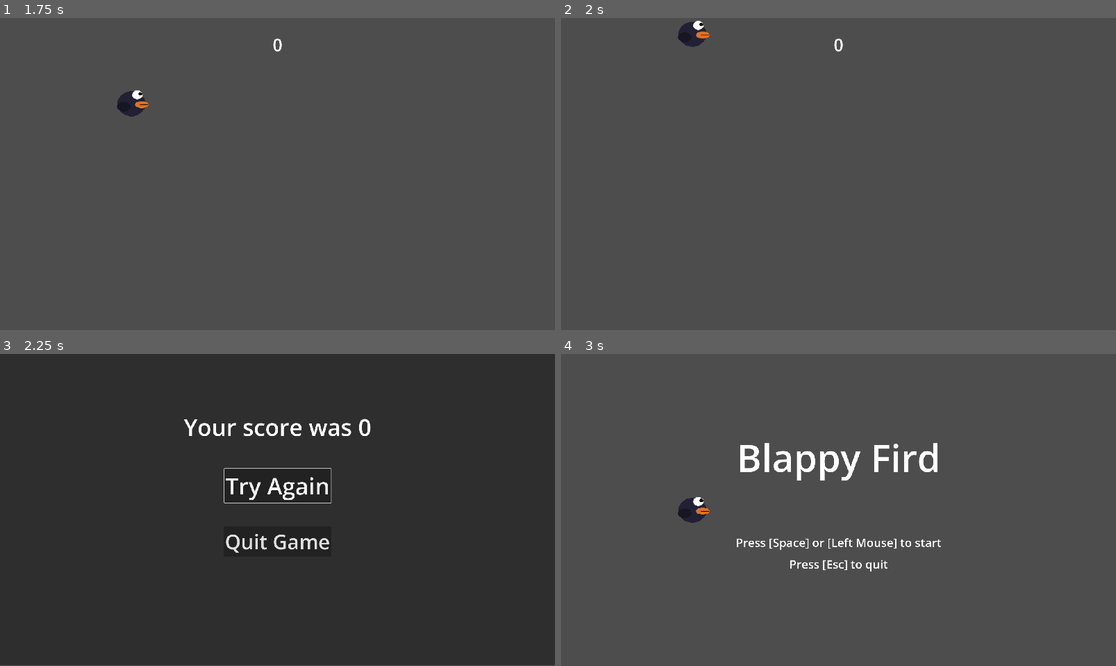
Above: before the commit, frames 1-4 (two rows, left to right).
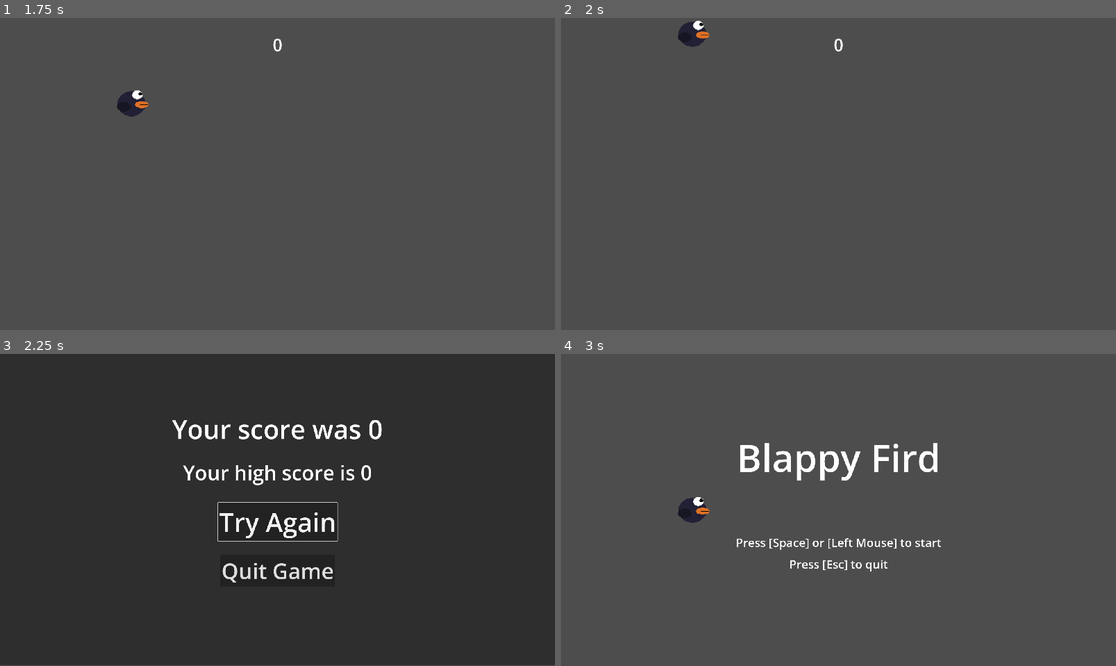
Above: after the commit, the same moments.

Repository: BilgiPasa/blappy-fird-in-godot
Game: Godot game, scene res://Scenes/main_scene.tscn
Same seed, same stepped clock (60 frames per second), same inputs: the game is played once before the commit and once after it.
Inputs (mouse positions are in pixels of both pictures, inside the frame that each line leads up to):
- Up to frame 1 (1.75 s): tap Space at 0.5 s; move the mouse to (399, 158) at 0.52 s; press the mouse at (399, 158) at 0.53 s; move the mouse to (166, 189) at 1.27 s; release the mouse at (166, 189) at 1.28 s; click (166, 189) at 1.35 s; click (166, 189) at 1.52 s
- Up to frame 2 (2 s): click (727, 189) at 1.82 s
- Up to frame 3 (2.25 s): move the mouse to (333, 441) at 2.02 s; press the mouse at (333, 441) at 2.03 s
- Up to frame 4 (3 s): release the mouse at (894, 441) at 2.75 s; click "Try Again" at 2.75 s

Frames 1-2 are identical in both runs. In frame 3, 3.3% of the frame differs, in the area x 31-69%, y 20-74%; in frame 4, nothing differs.

Commit message:
Add high score system to the game, Add a script, Update some scripts, Add a node, Update some nodes, Remove unnecessary comments

Diff:
--- a/Scenes/end_menu.tscn
+++ b/Scenes/end_menu.tscn
@@ -2,7 +2,7 @@
 
 [ext_resource type="Script" uid="uid://d08lx3acag610" path="res://Scripts/end_menu.gd" id="1_bg38y"]
 
-[node name="EndMenu" type="Control" unique_id=1585674089 node_paths=PackedStringArray("your_score_was_label", "try_again_button")]
+[node name="EndMenu" type="Control" unique_id=1585674089 node_paths=PackedStringArray("your_score_was_label", "your_high_score_is_label", "try_again_button")]
 layout_mode = 3
 anchors_preset = 15
 anchor_right = 1.0
@@ -11,6 +11,7 @@
 grow_vertical = 2
 script = ExtResource("1_bg38y")
 your_score_was_label = NodePath("Panel/YourScoreWasLabel")
+your_high_score_is_label = NodePath("Panel/YourHighScoreIsLabel")
 try_again_button = NodePath("Panel/TryAgainButton")
 
 [node name="Panel" type="Panel" parent="." unique_id=507864265]
@@ -29,14 +30,34 @@
 anchor_top = 0.5
 anchor_right = 0.5
 anchor_bottom = 0.5
-offset_left = -323.5
+offset_left = -364.0
 offset_top = -340.0
-offset_right = 323.5
-offset_bottom = -230.0
+offset_right = 364.0
+offset_bottom = -216.0
 grow_horizontal = 2
 grow_vertical = 2
-theme_override_font_sizes/font_size = 80
+theme_override_font_sizes/font_size = 90
 text = "Your score was x"
+horizontal_alignment = 1
+vertical_alignment = 1
+
+[node name="YourHighScoreIsLabel" type="Label" parent="Panel" unique_id=1764924324]
+layout_mode = 1
+anchors_preset = 8
+anchor_left = 0.5
+anchor_top = 0.5
+anchor_right = 0.5
+anchor_bottom = 0.5
+offset_left = -326.5
+offset_top = -175.0
+offset_right = 326.5
+offset_bottom = -79.0
+grow_horizontal = 2
+grow_vertical = 2
+theme_override_font_sizes/font_size = 70
+text = "Your high score is x"
+horizontal_alignment = 1
+vertical_alignment = 1
 
 [node name="TryAgainButton" type="Button" parent="Panel" unique_id=1844214081]
 layout_mode = 1
@@ -46,16 +67,16 @@
 anchor_right = 0.5
 anchor_bottom = 0.5
 offset_left = -184.5
-offset_top = -140.0
-offset_right = 184.5
-offset_bottom = -21.999878
+offset_top = -15.0
+offset_right = 184.50024
+offset_bottom = 103.00012
 grow_horizontal = 2
 grow_vertical = 2
 focus_neighbor_top = NodePath("../QuitGameButton")
 focus_neighbor_bottom = NodePath("../QuitGameButton")
 focus_next = NodePath("../QuitGameButton")
 focus_previous = NodePath("../QuitGameButton")
-theme_override_font_sizes/font_size = 80
+theme_override_font_sizes/font_size = 90
 text = "Try Again"
 
 [node name="QuitGameButton" type="Button" parent="Panel" unique_id=1237712594]
@@ -66,16 +87,16 @@
 anchor_right = 0.5
 anchor_bottom = 0.5
 offset_left = -186.0
-offset_top = 60.0
+offset_top = 160.0
 offset_right = 186.0
-offset_bottom = 164.0
+offset_bottom = 264.0
 grow_horizontal = 2
 grow_vertical = 2
 focus_neighbor_top = NodePath("../TryAgainButton")
 focus_neighbor_bottom = NodePath("../TryAgainButton")
 focus_next = NodePath("../TryAgainButton")
 focus_previous = NodePath("../TryAgainButton")
-theme_override_font_sizes/font_size = 70
+theme_override_font_sizes/font_size = 75
 text = "Quit Game"
 
 [connection signal="visibility_changed" from="." to="." method="_on_visibility_changed"]
--- a/Scenes/main_scene.tscn
+++ b/Scenes/main_scene.tscn
@@ -22,7 +22,7 @@
 
 [node name="WallGenerateTimer" type="Timer" parent="." unique_id=2006398014]
 
-[node name="ReduceWallGenerateTimer" type="Timer" parent="." unique_id=283480765]
+[node name="WGIncreaserTimer" type="Timer" parent="." unique_id=283480765]
 
 [node name="Camera2D" type="Camera2D" parent="." unique_id=2004601577]
 
@@ -72,7 +72,7 @@
 vertical_alignment = 1
 
 [connection signal="timeout" from="WallGenerateTimer" to="." method="_on_wall_generate_timer_timeout"]
-[connection signal="timeout" from="ReduceWallGenerateTimer" to="." method="_on_reduce_wall_generate_timer_timeout"]
+[connection signal="timeout" from="WGIncreaserTimer" to="." method="_on_wg_increaser_timer_timeout"]
 [connection signal="body_entered" from="Fird" to="." method="_on_fird_body_entered"]
 [connection signal="start_game" from="Fird" to="." method="_on_fird_start_game"]
 [connection signal="body_entered" from="CeilingArea" to="." method="_on_ceiling_area_body_entered"]
--- a/Scripts/end_menu.gd
+++ b/Scripts/end_menu.gd
@@ -4,11 +4,18 @@
 signal quit_game
 
 @export var your_score_was_label: Label
+@export var your_high_score_is_label: Label
 @export var try_again_button: Button
 
 func _on_visibility_changed() -> void:
 	if visible:
 		your_score_was_label.text = "Your score was " + str(Globals.score)
+
+		if Globals.high_score_save.high_score < Globals.score:
+			Globals.high_score_save.high_score = Globals.score
+			Globals.high_score_save.save()
+
+		your_high_score_is_label.text = "Your high score is " + str(Globals.high_score_save.high_score)
 		try_again_button.grab_focus()
 
 func _on_try_again_button_pressed() -> void:
@@ -16,7 +23,3 @@
 
 func _on_quit_game_button_pressed() -> void:
 	quit_game.emit()
-
-""" Bu arada haberin olsun, UI navigation'da WASD kullanabiliyorum çünkü; Project Settings'te Input Map'te
-Show Built-in Actions seçeneğini aktive ettim ve ui_up, ui_down, ui_right ve ui_left kısımlarına WASD
-tuşlarını ekledim. """
--- a/Scripts/fird.gd
+++ b/Scripts/fird.gd
@@ -2,8 +2,8 @@
 
 signal start_game
 
-var fird_gravity_scale: int = 5
-var jump_force: int = 1750
+const FIRD_GRAVITY_SCALE: int = 5
+const JUMP_FORCE: int = 1750
 var jump_input: bool
 
 func _ready() -> void:
@@ -16,14 +16,14 @@
 func _physics_process(_delta) -> void:
 	if jump_input:
 		jump_input = false
-		linear_velocity = jump_force * Vector2.UP
+		linear_velocity = JUMP_FORCE * Vector2.UP
 
 func _input(event) -> void:
 	if event.is_action_pressed("fird_jump"):
 		if Globals.game_started:
 			jump_input = true
 		else:
-			gravity_scale = fird_gravity_scale
+			gravity_scale = FIRD_GRAVITY_SCALE
 			jump_input = true
 			Globals.game_started = true
 			start_game.emit()
--- a/Scripts/globals.gd
+++ b/Scripts/globals.gd
@@ -4,3 +4,7 @@
 var game_paused: bool = false
 var game_ended: bool = false
 var score: int = 0
+var high_score_save: HighScoreSave
+
+func _ready():
+	high_score_save = HighScoreSave.load_or_create()
--- /dev/null
+++ b/Scripts/high_score_save.gd
@@ -0,0 +1,17 @@
+class_name HighScoreSave extends Resource
+
+const SAVE_PATH: String = "user://high_score_save"
+var high_score: int
+
+func save() -> void:
+	ResourceSaver.save(self, SAVE_PATH)
+
+static func load_or_create() -> HighScoreSave:
+	var res: HighScoreSave
+
+	if FileAccess.file_exists(SAVE_PATH):
+		res = load(SAVE_PATH) as HighScoreSave
+	else:
+		res = HighScoreSave.new()
+
+	return res
--- a/Scripts/main_scene.gd
+++ b/Scripts/main_scene.gd
@@ -6,13 +6,13 @@
 @export var end_menu: Control
 @export var score_label: Label # Has nothing to do with proccess mode change
 @onready var wall_generate_timer: Timer = $WallGenerateTimer
-@onready var reduce_wall_generate_timer: Timer = $ReduceWallGenerateTimer
-var walls_max_offset: int = 150
+@onready var wg_increaser_timer: Timer = $WGIncreaserTimer # WG = Wall Generate
+const WALLS_MAX_OFFSET: int = 150
+const WG_INCREASER_SECONDS: float = 10 # WG = Wall Generate
+const REDUCE_SECONDS_AMOUNT: float = 0.1
+const WALLS_SCENE = preload("res://Scenes/walls.tscn")
 var wall_generate_seconds: float = 1.5
-var reduce_wall_generate_seconds: float = 10
-var reduce_time_amount: float = 0.1
 var rng: RandomNumberGenerator = RandomNumberGenerator.new();
-var walls_scene = preload("res://Scenes/walls.tscn")
 
 func _ready():
 	process_mode = Node.PROCESS_MODE_ALWAYS
@@ -23,7 +23,7 @@
 	end_menu.hide()
 	score_label.hide()
 	wall_generate_timer.process_mode = Node.PROCESS_MODE_PAUSABLE
-	reduce_wall_generate_timer.process_mode = Node.PROCESS_MODE_PAUSABLE
+	wg_increaser_timer.process_mode = Node.PROCESS_MODE_PAUSABLE
 
 func _physics_process(_delta):
 	if Globals.game_paused: # Instead of changing the time scale, you can just pause the game :D
@@ -33,7 +33,7 @@
 
 	if Globals.game_ended:
 		wall_generate_timer.stop()
-		reduce_wall_generate_timer.stop()
+		wg_increaser_timer.stop()
 
 func _input(event):
 	if event.is_action_pressed("ui_cancel"):
@@ -66,21 +66,22 @@
 	start_menu.hide()
 	score_label.text = "0"
 	wall_generate_timer.start(wall_generate_seconds)
-	reduce_wall_generate_timer.start(reduce_wall_generate_seconds)
+	wg_increaser_timer.start(WG_INCREASER_SECONDS)
 
 func _on_wall_generate_timer_timeout() -> void:
-	var new_walls_scene = walls_scene.instantiate()
-	new_walls_scene.position = Vector2(1250, rng.randi_range(-walls_max_offset, walls_max_offset))
-	new_walls_scene.scored.connect(scored)
-	add_child(new_walls_scene)
+	var new_ws = WALLS_SCENE.instantiate() # new_walls_scene
+	new_ws.position = Vector2(1250, rng.randi_range(-WALLS_MAX_OFFSET, WALLS_MAX_OFFSET))
+	new_ws.scored.connect(scored)
+	add_child(new_ws)
 	wall_generate_timer.wait_time = wall_generate_seconds
 
 func scored() -> void:
 	Globals.score += 1
 	score_label.text = str(Globals.score)
 
-func _on_reduce_wall_generate_timer_timeout() -> void:
-	wall_generate_seconds -= reduce_time_amount
+func _on_wg_increaser_timer_timeout() -> void:
+	if wall_generate_seconds > REDUCE_SECONDS_AMOUNT:
+		wall_generate_seconds -= REDUCE_SECONDS_AMOUNT
 
 func _on_pause_menu_quit_game() -> void:
 	quit_game()
@@ -111,7 +112,7 @@
 	end_game()
 
 func end_game() -> void:
-	Globals.game_paused = true # To pause the game after in ends
+	Globals.game_paused = true # To pause the game after it ends
 	Globals.game_ended = true
 	end_menu.process_mode = Node.PROCESS_MODE_INHERIT
 	end_menu.show()
--- a/Scripts/pause_menu.gd
+++ b/Scripts/pause_menu.gd
@@ -18,7 +18,3 @@
 
 func _on_quit_game_button_pressed() -> void:
 	quit_game.emit()
-
-""" Bu arada haberin olsun, UI navigation'da WASD kullanabiliyorum çünkü; "Project Settings"te "Input Map"te
-"Show Built-in Actions" seçeneğini aktive ettim ve ui_up, ui_down, ui_right ve ui_left kısımlarına WASD
-tuşlarını ekledim. """
--- a/project.godot
+++ b/project.godot
@@ -11,7 +11,7 @@
 [application]
 
 config/name="blappy-fird-in-godot"
-config/version="1.0.1"
+config/version="1.0.2test"
 run/main_scene="uid://cuqvarswgfx6c"
 config/features=PackedStringArray("4.6", "Forward Plus")
 config/icon="uid://c18k4s5cxo7pw"
Not shown, added: Scripts/high_score_save.gd.uid
